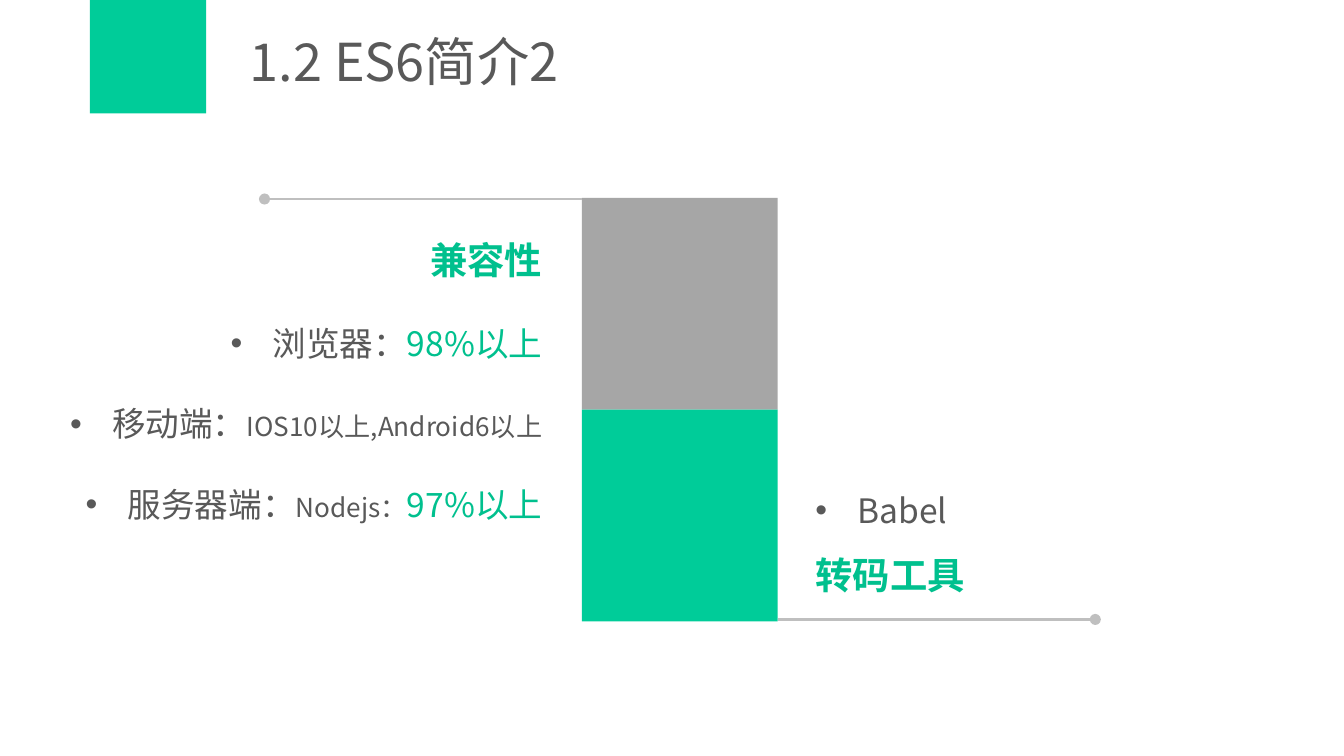
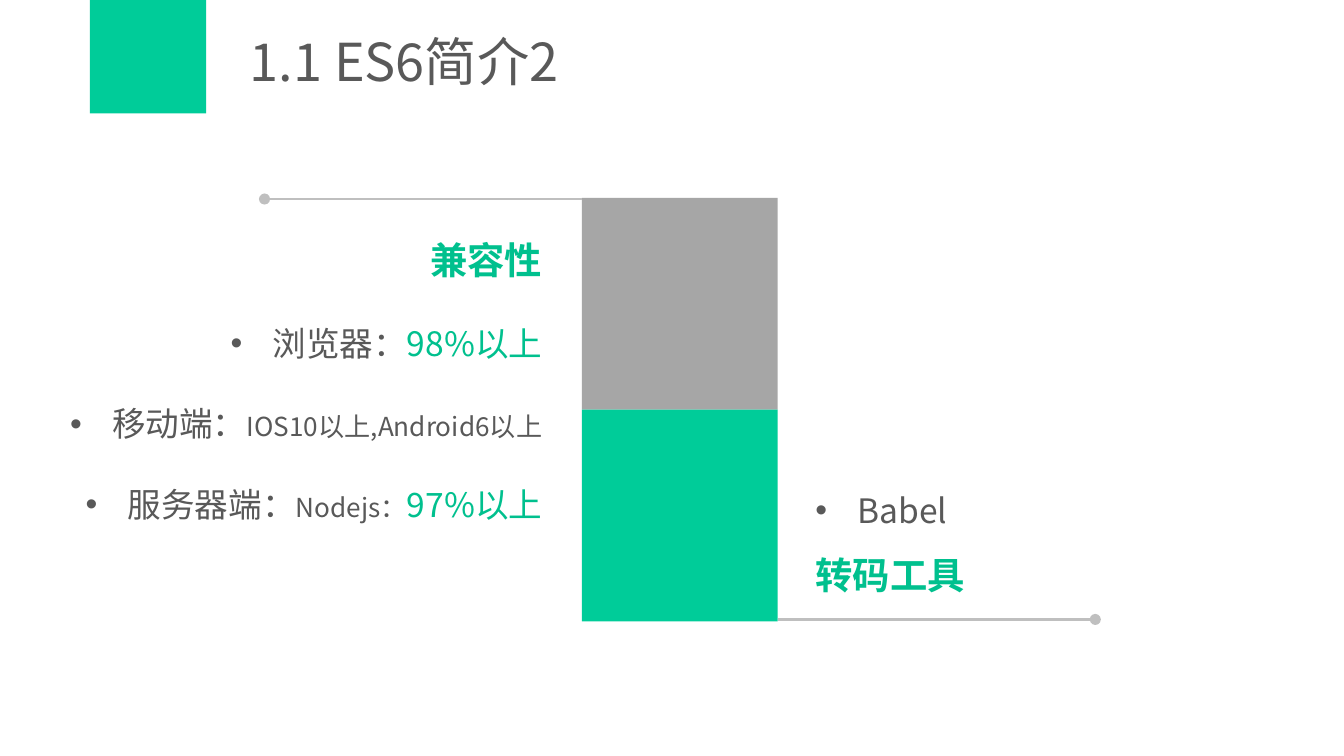
Before and after one commit to zhujiajia1984/studyDoc, a slide deck: slide 4 of 00_学习分享/学习分享_es6_less.pptx. Drawn at 1344x756 pixels with LibreOffice and Linux fonts; fonts in the diff are those of the drawing. Boxes give left, top, right and bottom in pixels: in the first picture for what was removed or moved away, otherwise in the second. Text is boxed around its words. In the diff, an @@ line names an element or a change of style, - is before the commit and + after.

```diff
--- a/00_学习分享/学习分享_es6_less.pptx
+++ b/00_学习分享/学习分享_es6_less.pptx
@@ title at (x1=250, y1=37, x2=558, y2=86): text changed @@
-1.2 ES6简介2
+1.1 ES6简介2
```
Also in this commit, not shown: 2 other slides changed, 9 slides added, 21 slides removed.
